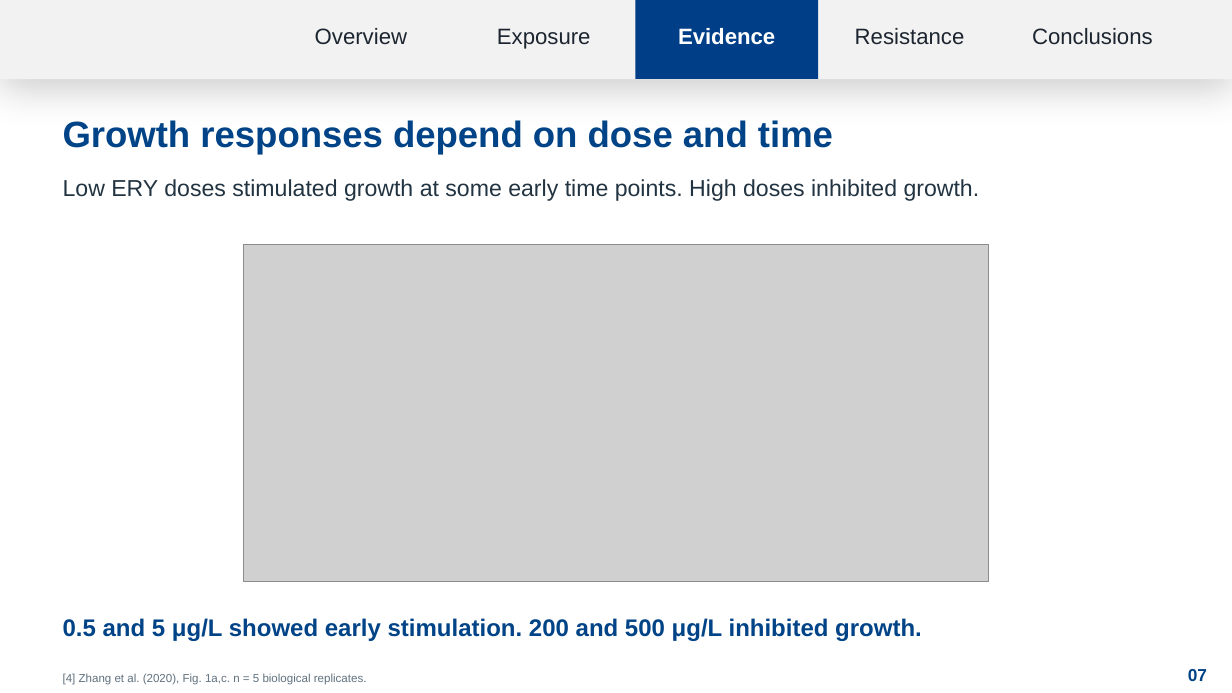
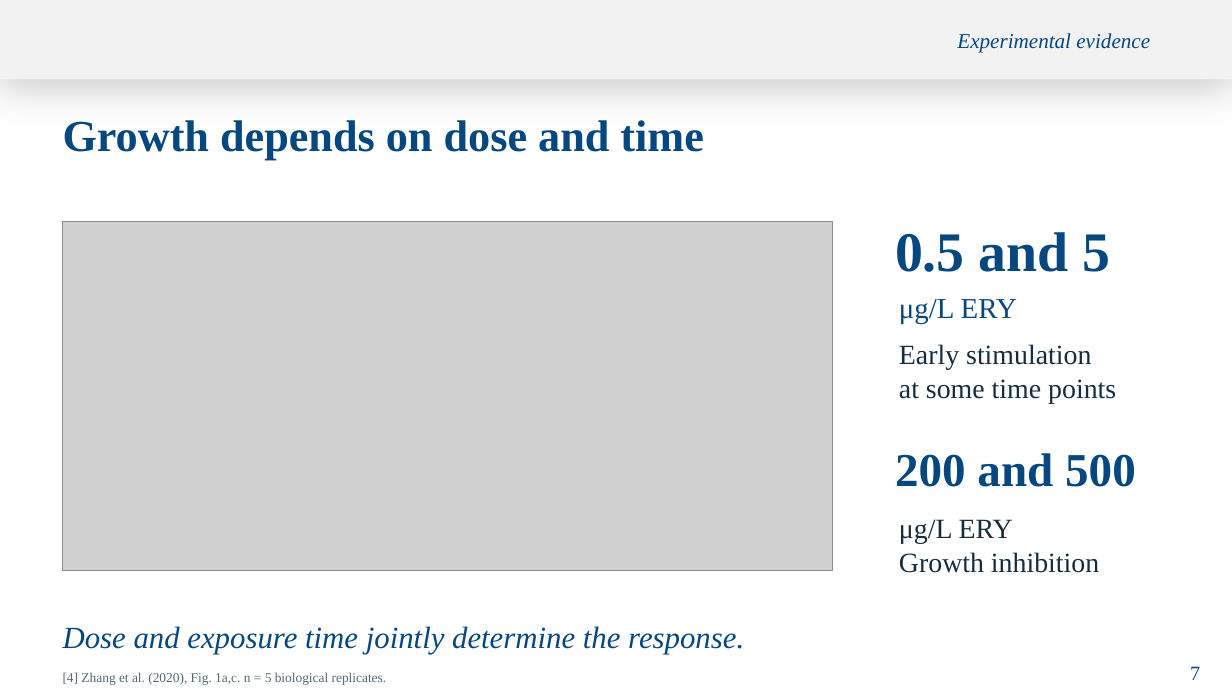
Before and after one commit to sophiawang122/yang, a slide deck: slide 7 of Antibiotics_Environmental_Toxicology_EN.pptx. Drawn at 1232x693 pixels with LibreOffice and Linux fonts; fonts in the diff are those of the drawing; grey boxes stand for pictures; background and template pictures are left out. Boxes give left, top, right and bottom in pixels: in the first picture for what was removed or moved away, otherwise in the second. Text is boxed around its words. In the diff, an @@ line names an element or a change of style, - is before the commit and + after.

```diff
--- a/Antibiotics_Environmental_Toxicology_EN.pptx
+++ b/Antibiotics_Environmental_Toxicology_EN.pptx
@@ text removed at box(315, 28, 407, 45) @@
-Overview
@@ text removed at box(497, 28, 591, 49) @@
-Exposure
@@ rectangle removed at box(636, 0, 819, 79) @@
@@ text "Experimental evidence" at box(957, 33, 1150, 52): vertical alignment middle to top @@
@@ text removed at box(855, 28, 965, 45) @@
-Resistance
@@ text removed at box(1032, 28, 1153, 45) @@
-Conclusions
@@ text at box(957, 33, 1150, 52): text changed; size 17.2 to 16.5 pt; font Arial to Times New Roman; text colour #FFFFFF to #064780; bold off; italic on @@
-Evidence
+Experimental evidence
@@ text at box(63, 120, 703, 160): text changed; size 28.5 to 34.5 pt; font Arial to Times New Roman; text colour #004386 to #064780 @@
-Growth responses depend on dose and time
+Growth depends on dose and time
@@ text removed at box(63, 179, 980, 201) @@
-Low ERY doses stimulated growth at some early time points. High doses inhibited growth.
@@ picture: place and size @@
-picture at box(244, 245, 988, 582)
+picture at box(63, 222, 833, 570)
@@ text added at box(895, 232, 1111, 272), 43.5 pt, text #064780, bold @@
+0.5 and 5
@@ text added at box(899, 299, 1017, 324), 22.5 pt, text #064780 @@
+μg/L ERY
@@ text added at box(899, 344, 1116, 403), 21.8 pt, text #172D3E @@
+Early stimulation
+at some time points
@@ text added at box(895, 453, 1136, 487), 36.8 pt, text #064780, bold @@
+200 and 500
@@ text added at box(899, 519, 1099, 573), 21.8 pt, text #172D3E @@
+μg/L ERY
+Growth inhibition
@@ text removed at box(63, 618, 922, 641) @@
-0.5 and 5 μg/L showed early stimulation. 200 and 500 μg/L inhibited growth.
@@ text added at box(63, 626, 744, 654), 24 pt, text #064780, italic @@
+Dose and exposure time jointly determine the response.
@@ text "[4] Zhang et al. (2020), ..." at box(63, 672, 387, 685): size 9 to 10.5 pt, font Arial to Times New Roman, text colour #60717F to #536875 @@
@@ text removed at box(1188, 669, 1207, 681) @@
-07
@@ text added at box(1190, 666, 1200, 680), 15.8 pt, text #064780 @@
+7
```
Also in this commit, not shown: 12 other slides changed, 4 slides added, 4 slides removed.
